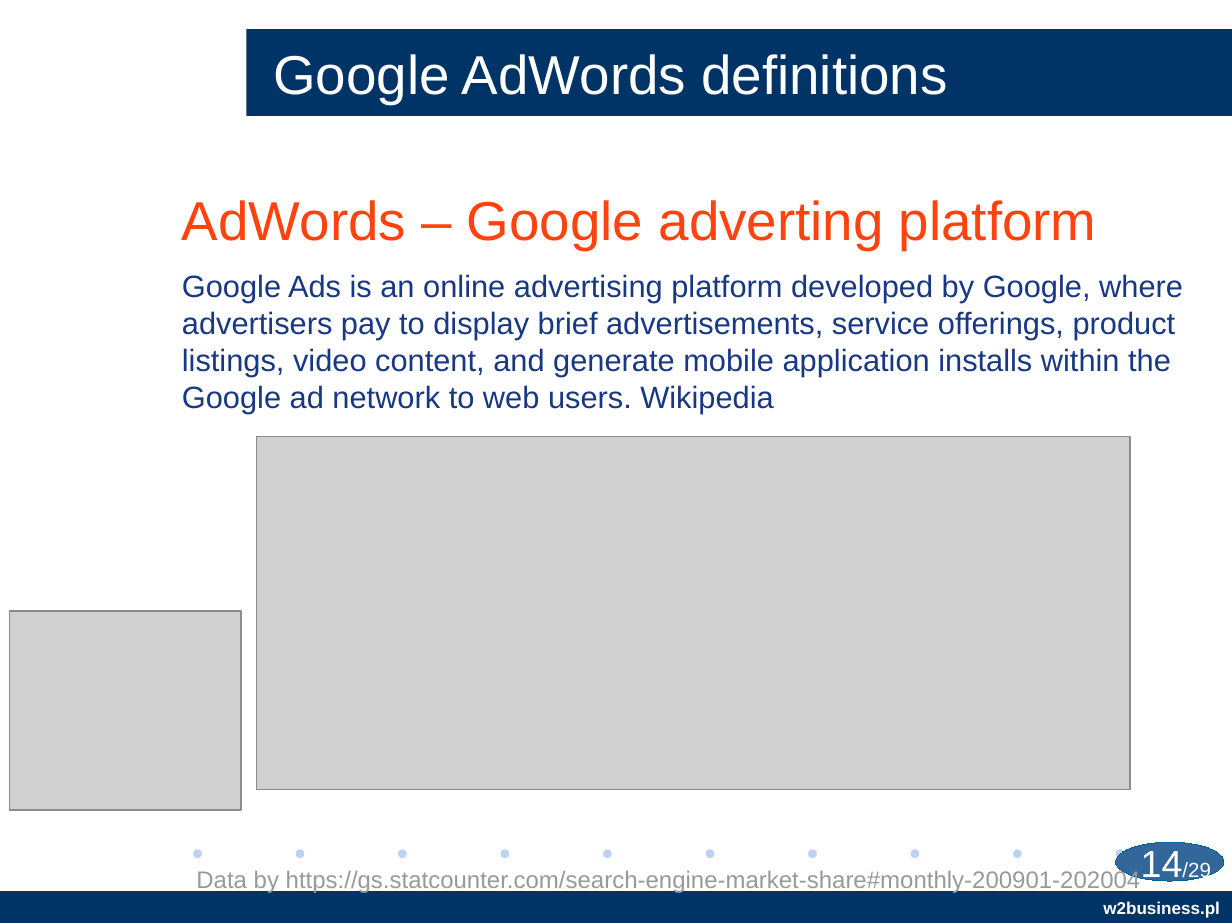
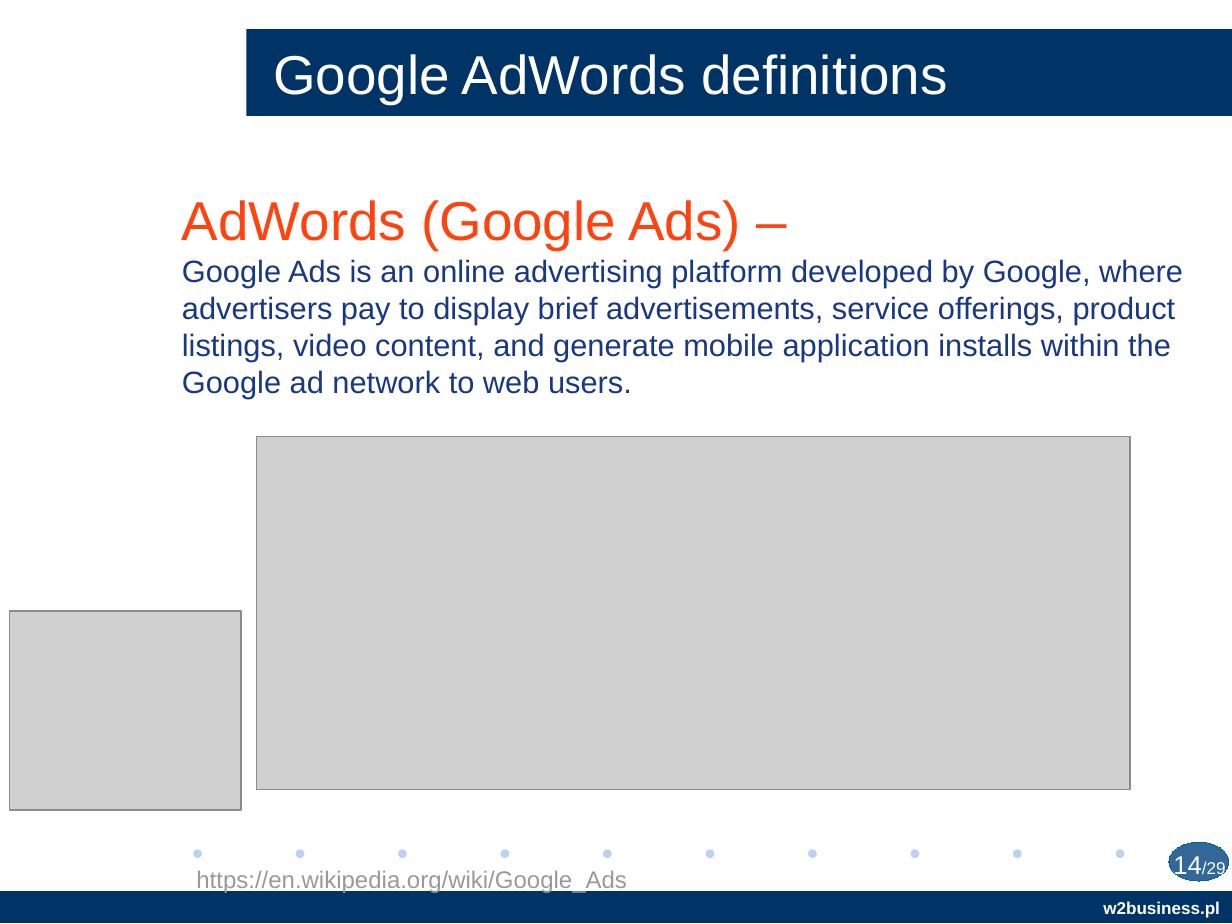
Before and after one commit to AndriiStepura/AMPForEnterprisesWebPRAndMarketing, a slide deck: slide 14 of W2BUSINESS_AMP.odp. Drawn at 1232x924 pixels with LibreOffice and Linux fonts; fonts in the diff are those of the drawing; grey boxes stand for pictures; background and template pictures are left out. Boxes give left, top, right and bottom in pixels: in the first picture for what was removed or moved away, otherwise in the second. Text is boxed around its words. In the diff, an @@ line names an element or a change of style, - is before the commit and + after.

```diff
--- a/W2BUSINESS_AMP.odp
+++ b/W2BUSINESS_AMP.odp
@@ text at [182,200,1183,398]: text changed @@
-AdWords – Google adverting platform
-Google Ads is an online advertising platform developed by Google, where advertisers pay to display brief advertisements, service offerings, product listings, video content, and generate mobile application installs within the Google ad network to web users. Wikipedia
+AdWords (Google Ads) –
+Google Ads is an online advertising platform developed by Google, where advertisers pay to display brief advertisements, service offerings, product listings, video content, and generate mobile application installs within the Google ad network to web users.
@@ page number: place and size @@
-page number at [1141,851,1210,884]
+page number at [1173,856,1226,881]
@@ page number at [1173,856,1226,881]: size 22 to 15 pt, size 12 to 10 pt in "14/29" @@
@@ ellipse: place and size @@
-ellipse at [1116,843,1225,882]
+ellipse at [1169,843,1230,882]
@@ text at [196,871,627,894]: text changed @@
-Data by https://gs.statcounter.com/search-engine-market-share#monthly-200901-202004
+https://en.wikipedia.org/wiki/Google_Ads
```
Also in this commit, not shown: 27 other slides changed, 1 other file.
